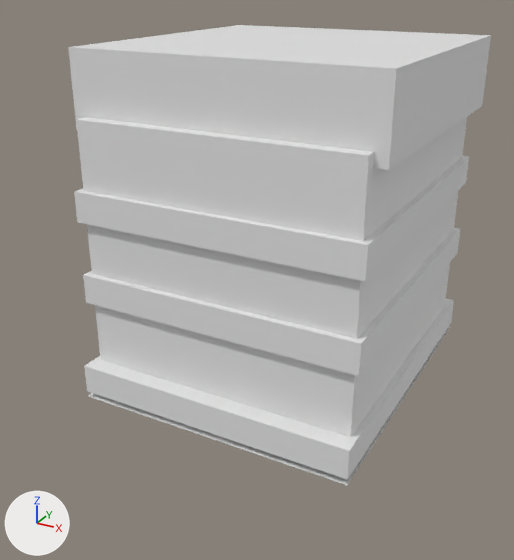
Two versions of the OBJ model tools/armor_src/models/entity/stagrunner/boots_leg_r.obj, one commit apart.
One viewpoint serves both versions: a 50 mm lens placed at (0.203, -0.673, 0.417), pointed at (-0.124, -0.078, 0.12). Lighting does not change. The marker at lower left points along +X, +Y and +Z. The first picture is the older version. Where no turn or scale is listed for an object, it has been applied to the vertices.

The scene before the commit, as lines of its bpy script (objects in view):
```python
me_boots_leg_r = bpy.data.meshes.new('boots_leg_r')
me_boots_leg_r.from_pydata(...)  # 44 vertices, 60 faces; spans x -0.278..0.034, y -0.188..0.162, z -0.006..0.35
# before: 40 (-0.272, -0.188, -0.006) at pixel (87, 396), 41 (-0.272, 0.162, -0.006), 42 (0.028, 0.162, -0.006) at pixel (450, 326), 43 (0.028, -0.188, -0.006) at pixel (347, 485)
ob_boots_leg_r = bpy.data.objects.new('boots_leg_r', me_boots_leg_r)
ob_boots_leg_r.location = (0.0, 0.0, 0.0)
```
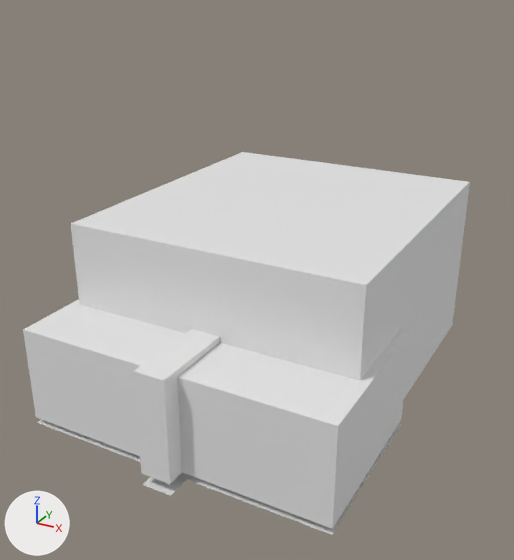
Changed parts and their boxes (x1, y1, x2, y2) in the pictures (514 x 560 px; the box of a moved part takes in the faces that stretch with it):
'boots_leg_r', reshaped (17% shorter): before (68, 25, 491, 485); after (23, 152, 470, 535)
part 1 of me_boots_leg_r, added: after (71, 152, 470, 400)
part 2 of me_boots_leg_r, moved or reshaped: before (84, 299, 454, 480); after (23, 299, 410, 529)
part 3 of me_boots_leg_r, added: after (133, 329, 220, 484)
part 4 of me_boots_leg_r, deleted: before (76, 117, 467, 437)
part 5 of me_boots_leg_r, deleted: before (68, 25, 491, 170)
part 6 of me_boots_leg_r, deleted: before (83, 228, 460, 376)
part 7 of me_boots_leg_r, deleted: before (74, 156, 469, 281)
part 8 of me_boots_leg_r, built on: before (89, 326, 450, 485); after (37, 420, 401, 535)

The change, as a diff of the scene's bpy script:
```diff
--- a/tools/armor_src/models/entity/stagrunner/boots_leg_r.obj.py
+++ b/tools/armor_src/models/entity/stagrunner/boots_leg_r.obj.py
@@ me_boots_leg_r @@
 # used by ob_boots_leg_r; location = (0.0, 0.0, 0.0)
 # verts and faces of me_boots_leg_r; kept vertices keep their numbers, new ones are numbered from 44
-me_boots_leg_r.from_pydata(...)  # 44 vertices, 60 faces; spans x -0.278..0.034, y -0.188..0.162, z -0.006..0.35
+me_boots_leg_r.from_pydata(...)  # 32 vertices, 36 faces; spans x -0.284..0.041, y -0.269..0.156, z -0.012..0.188
+# me_boots_leg_r part 1: a new loose piece, a box spanning x -0.275..0.031, y -0.181..0.156, z 0.0..0.188
+# me_boots_leg_r part 2: the loose piece of 8 vertices spanning x -0.272..0.028, y -0.188..0.162, z 0.0..0.031 is scaled about its middle by (1.08, 0.5, 3.2), then moved by (0.0, -0.15, 0.034)
+# me_boots_leg_r part 3: the loose piece of 8 vertices spanning x -0.272..0.028, y -0.188..0.162, z 0.0..0.031 is copied, and the copy is scaled about its middle by (0.104, 0.5, 3.4), then moved by (0.0, -0.169, 0.038); it spans x -0.138..-0.106, y -0.269..-0.094, z 0.0..0.106
+# me_boots_leg_r part 4: the loose piece of 8 vertices spanning x -0.266..0.022, y -0.169..0.144, z 0.0..0.287 is deleted
+# me_boots_leg_r part 5: the loose piece of 8 vertices spanning x -0.278..0.034, y -0.156..0.156, z 0.275..0.35 is deleted
+# me_boots_leg_r part 6: the loose piece of 8 vertices spanning x -0.272..0.028, y -0.175..0.15, z 0.1..0.131 is deleted
+# me_boots_leg_r part 7: the loose piece of 8 vertices spanning x -0.272..0.028, y -0.175..0.15, z 0.187..0.219 is deleted
+# me_boots_leg_r part 8
+delete_vertices([*range(40, 44)])  # with the faces that use them
+verts[44] = (-0.284, -0.25, -0.006)  # pixel (36, 422)
+verts[45] = (0.041, -0.25, -0.006)  # pixel (332, 534)
+verts[46] = (-0.138, -0.269, -0.012)  # pixel (142, 484)
+verts[47] = (-0.106, -0.269, -0.012)  # pixel (170, 495)
+for new, old in zip([*range(48, 52)], [*range(44, 48)]): verts[new] = verts[old] + (0.0, 0.175, 0.0)
+faces += [(44, 48, 49), (44, 49, 45), (46, 50, 51), (46, 51, 47)]
```
